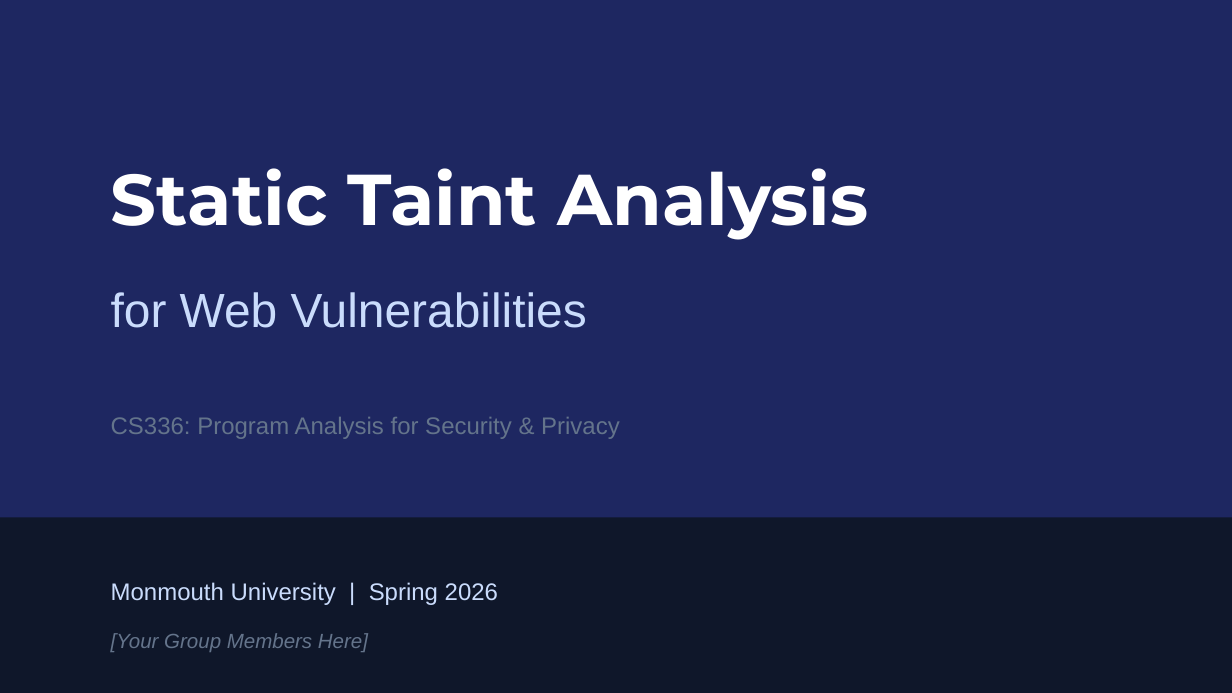
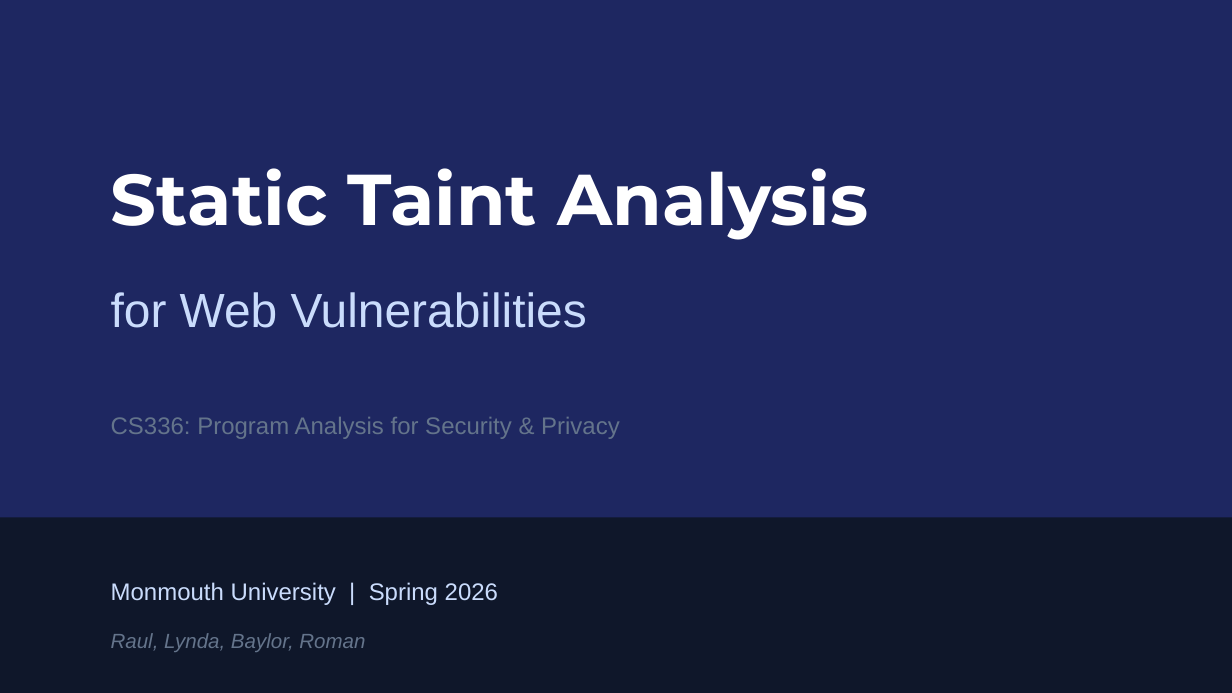
Before and after one commit to lyndalevy/cs336-project, a slide deck: slide 1 of CS336_Taint_Analysis_Presentation.pptx. Drawn at 1232x693 pixels with LibreOffice and Linux fonts; fonts in the diff are those of the drawing. Boxes give left, top, right and bottom in pixels: in the first picture for what was removed or moved away, otherwise in the second. Text is boxed around its words. In the diff, an @@ line names an element or a change of style, - is before the commit and + after.

```diff
--- a/CS336_Taint_Analysis_Presentation.pptx
+++ b/CS336_Taint_Analysis_Presentation.pptx
@@ text at (111, 633, 365, 652): text changed @@
-[Your Group Members Here]
+Raul, Lynda, Baylor, Roman
```
Also in this commit, not shown: 1 slide removed.
